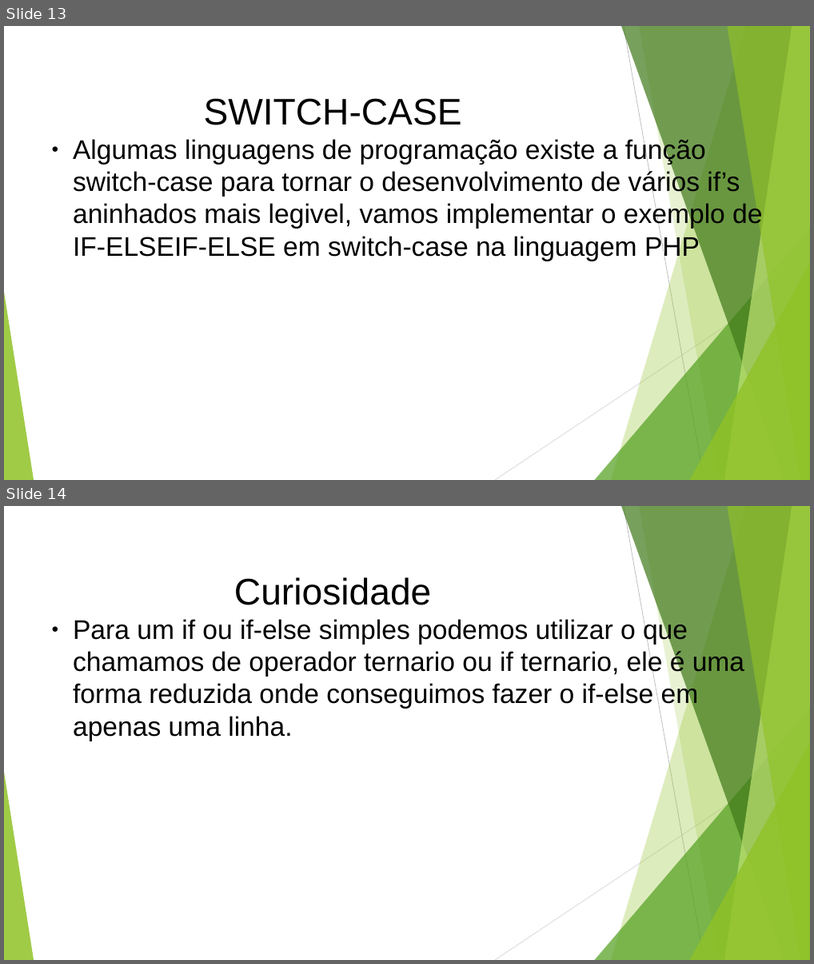
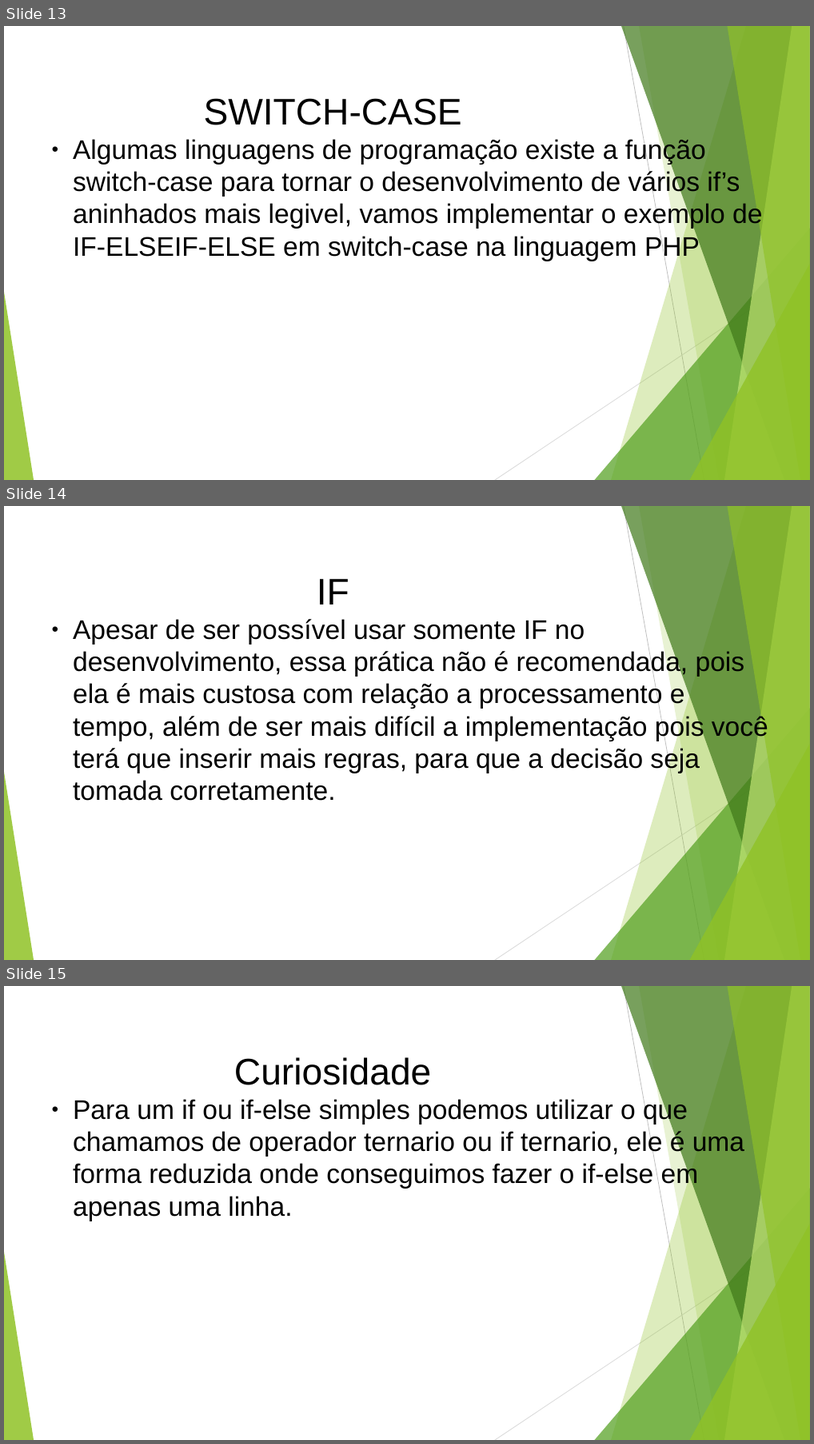
Before and after one commit to profdouglasifsp/LOG-estruturasDeDecisao, a slide deck: logicaDeProgramaçãoEstruturasDeDecisao.odp. Shown one above the other, each under a label of ours: slides 13 and 14 before the commit, slides 13, 14 and 15 after it. The pictures are 814x964 and 814x1444 pixels, drawn with LibreOffice and Linux fonts; fonts in the diff are those of the drawing. Boxes give left, top, right and bottom in pixels: in the first picture for what was removed or moved away, otherwise in the second. Text is boxed around its words. In the diff, an @@ line names an element or a change of style, - is before the commit and + after.

Commit message:
More examples

```diff
--- a/logicaDeProgramaçãoEstruturasDeDecisao.odp
+++ b/logicaDeProgramaçãoEstruturasDeDecisao.odp
@@ slide 14 added at [4,506,810,960], background #FFFFFF; not listed: 10 template elements that a slide beside it also shows @@
@@ title added at [317,579,350,604], 44 pt, text #000000 @@
+IF
@@ text added at [73,619,769,800], 32 pt, text #000000 @@
+● Apesar de ser possível usar somente IF no desenvolvimento, essa prática não é recomendada, pois ela é mais custosa com relação a processamento e tempo, além de ser mais difícil a implementação pois você terá que inserir mais regras, para que a decisão seja tomada corretamente.
@@ what was slide 14 is now slide 15 @@
```
